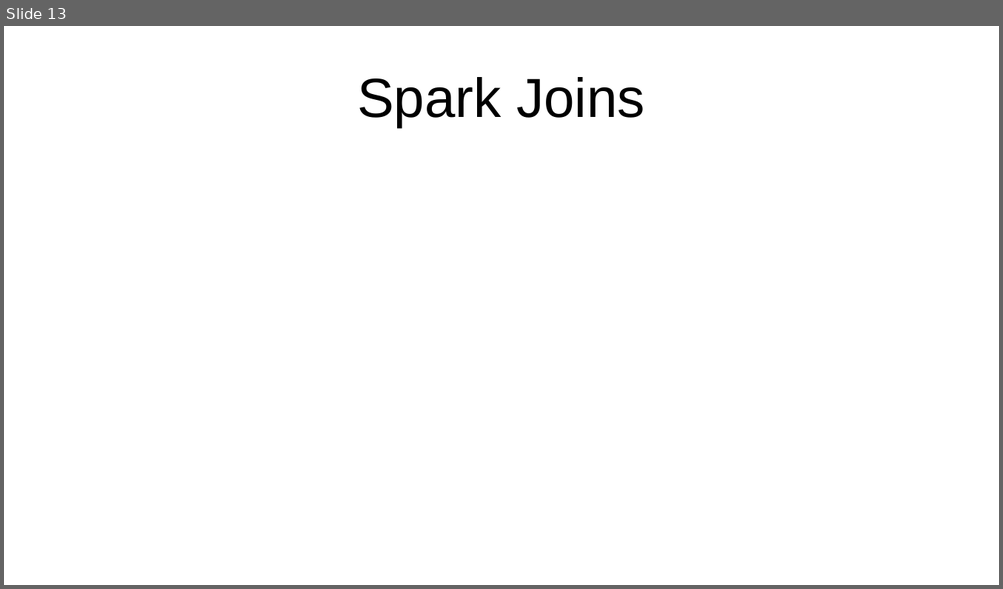
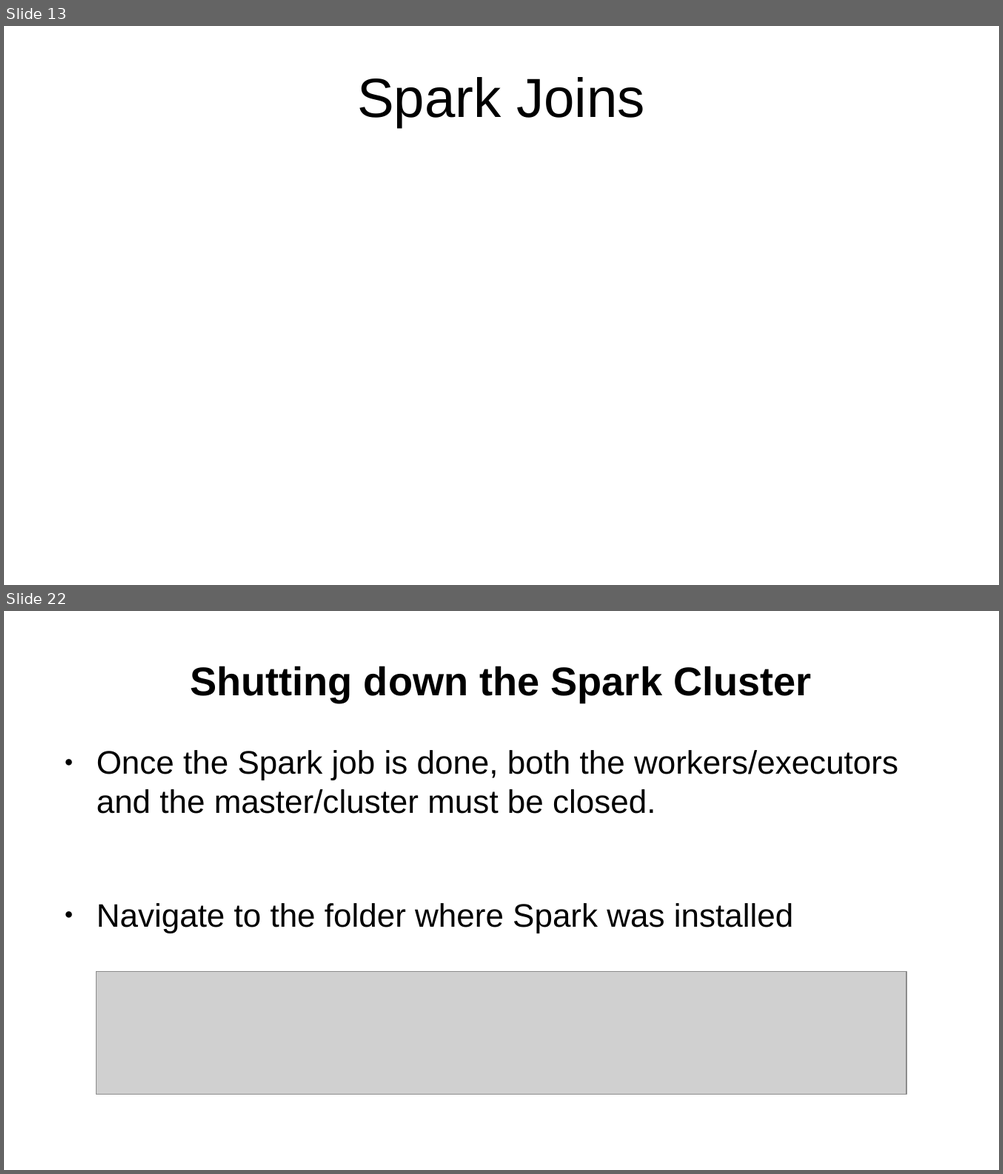
Before and after one commit to mossdet/dlp_data_eng, a slide deck: Notes/05_01_Batch_Processing_Spark.odp. Shown one above the other, each under a label of ours: slide 13 before the commit, slides 13 and 22 after it; the slides between them are not shown. The pictures are 1003x589 and 1003x1174 pixels, drawn with LibreOffice and Linux fonts; fonts in the diff are those of the drawing; grey boxes stand for pictures. Boxes give left, top, right and bottom in pixels: in the first picture for what was removed or moved away, otherwise in the second. Text is boxed around its words. In the diff, an @@ line names an element or a change of style, - is before the commit and + after.

```diff
--- a/Notes/05_01_Batch_Processing_Spark.odp
+++ b/Notes/05_01_Batch_Processing_Spark.odp
@@ slide 22 added at [4,611,999,1170], background #FFFFFF @@
@@ title added at [190,666,811,703], 32 pt, text #000000, bold @@
+Shutting down the Spark Cluster
@@ text added at [96,750,898,933], 26 pt, text #000000 @@
+● Once the Spark job is done, both the workers/executors and the master/cluster must be closed.
+● Navigate to the folder where Spark was installed
@@ picture added at [96,972,907,1095] @@
```
Also in this commit, not shown: 8 other slides added, 4 other files.
